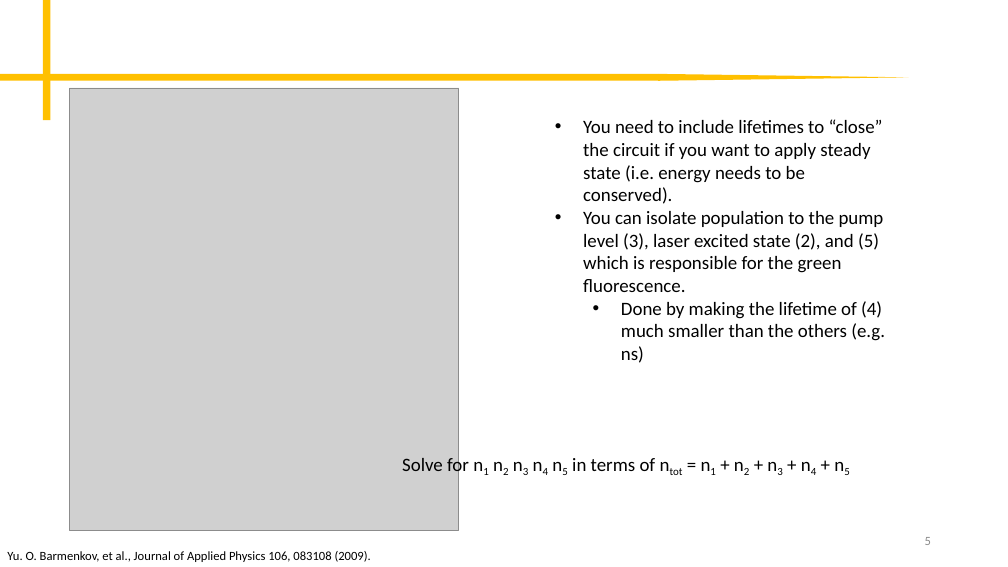
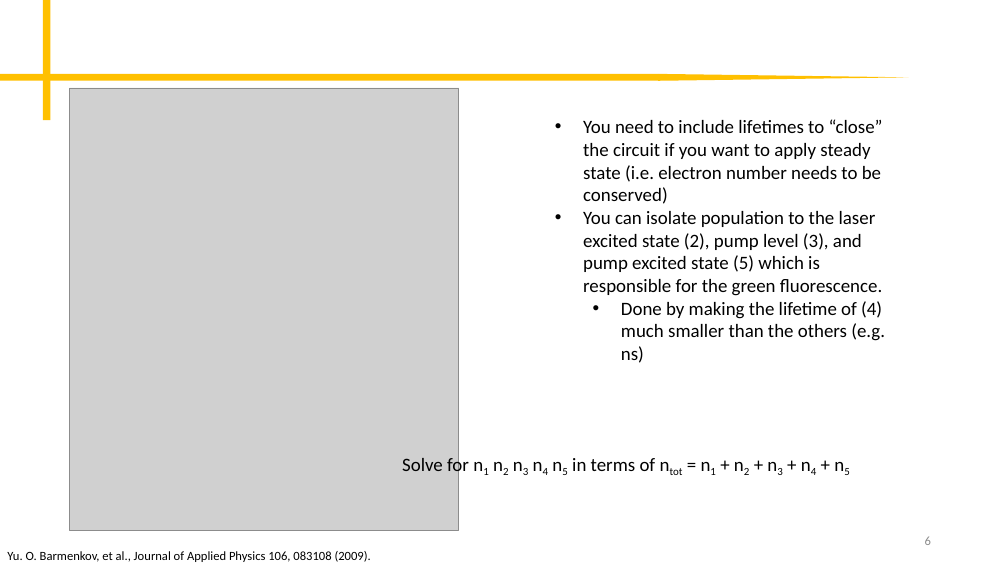
Before and after one commit to peter-chang62/Laser-Design-Scripts, a slide deck: slide 6 of memo.pptx (slide 5 before the commit). Drawn at 1008x567 pixels with LibreOffice and Linux fonts; fonts in the diff are those of the drawing; grey boxes stand for pictures. Boxes give left, top, right and bottom in pixels: in the first picture for what was removed or moved away, otherwise in the second. Text is boxed around its words. In the diff, an @@ line names an element or a change of style, - is before the commit and + after.

```diff
--- a/memo.pptx
+++ b/memo.pptx
@@ text at <box>583,119,883,296</box>: text changed @@
-• You need to include lifetimes to “close” the circuit if you want to apply steady state (i.e. energy needs to be conserved).
-• You can isolate population to the pump level (3), laser excited state (2), and (5) which is responsible for the green fluorescence.
+• You need to include lifetimes to “close” the circuit if you want to apply steady state (i.e. electron number needs to be conserved)
+• You can isolate population to the laser excited state (2), pump level (3), and pump excited state (5) which is responsible for the green fluorescence.
```
Also in this commit, not shown: 4 other slides changed, 2 slides added, 2 other files.
